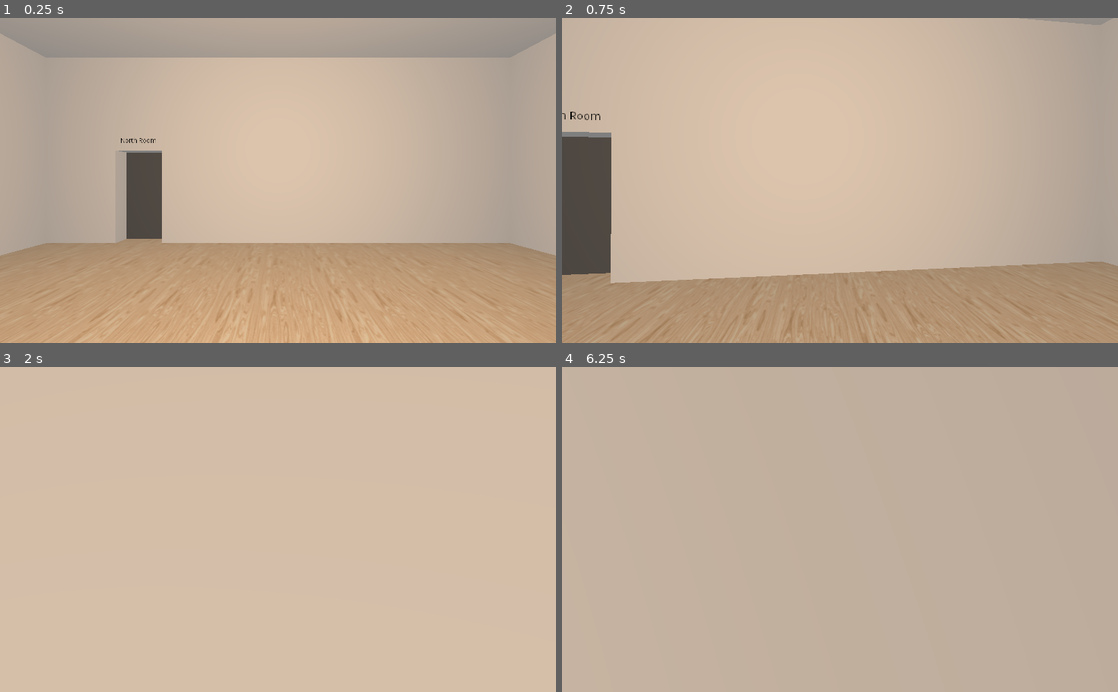
Above: before the commit, frames 1-4 (two rows, left to right).
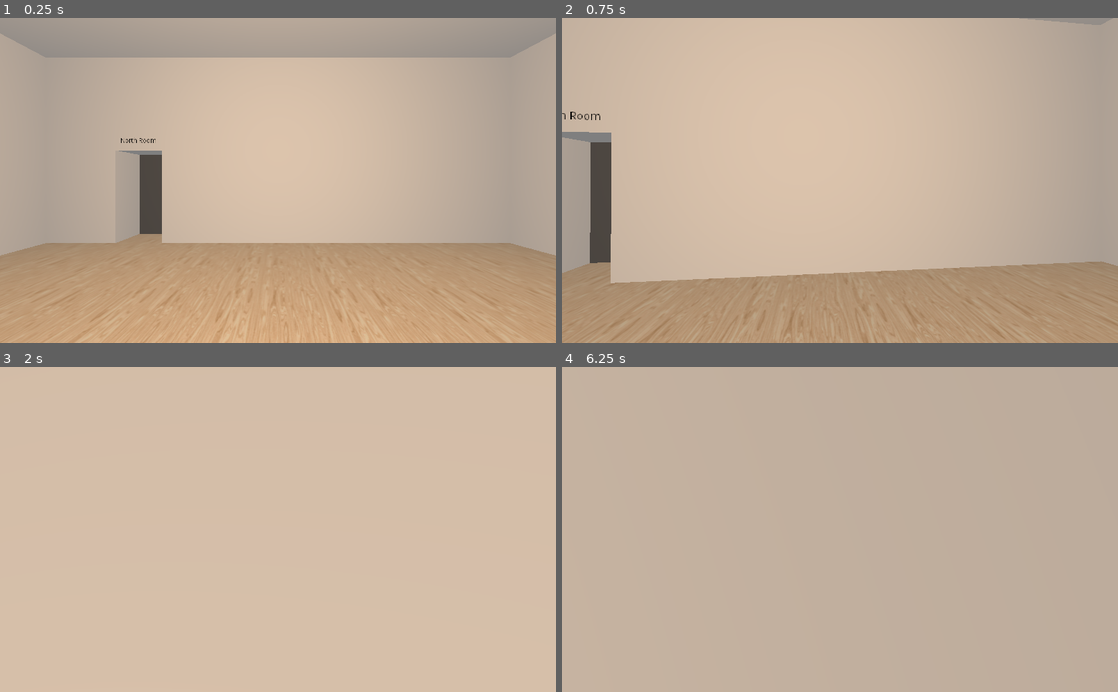
Above: after the commit, the same moments.

Repository: m4ym4y/museum-of-all-things
Game: Godot game, scene res://Main.tscn
The game is run twice, just before and just after one commit, with the same random seed, the same clock (stepped at 60 frames per second) and the same inputs.
Inputs (mouse positions are in pixels of both pictures, inside the frame that each line leads up to):
- Up to frame 1 (0.25 s): no input
- Up to frame 2 (0.75 s): tap Enter at 0.5 s; move the mouse to (867, 180) at 0.52 s; press the mouse at (867, 180) at 0.53 s; hold W (move_forward) from 0.53 s (still down)
- Up to frame 3 (2 s): keep holding W (move_forward); tap Space (jump) at 0.77, 1.52 s; move the mouse to (250, 529) at 1.27 s; release the mouse at (250, 529) at 1.28 s; tap Ctrl (crouch) at 1.35 s
- Up to frame 4 (6.25 s): tap Space (jump) at 2, 3.02, 3.5, 3.77, 4.52, 5, 6.02 s; move the mouse to (851, 523) at 2.02 s; hold E (interact) 2.03-2.78 s; tap Enter at 2.75, 4.25 s; move the mouse to (834, 536) at 2.77 s; click (834, 536) at 2.85 s; move the mouse to (878, 532) at 3.52 s; hold Ctrl (crouch) 3.53-4.28 s; move the mouse to (795, 526) at 4.27 s; tap E (interact) at 4.35 s; move the mouse to (845, 529) at 5.02 s; press the mouse at (845, 529) at 5.03 s; move the mouse to (817, 523) at 5.77 s; release W (move_forward) at 5.78 s; release the mouse at (817, 523) at 5.78 s; hold Right (strafe_right) from 5.78 s (still down); tap Ctrl (crouch) at 5.85 s

The runs differ from the first frame. In frame 1, 0.7% of the frame differs, in the area x 22-30%, y 41-68%; in frame 2, 2.3%, in the area x 0-9%, y 36-80%; in frame 3, less than 0.1%; in frame 4, less than 0.1%.

Commit message:
fix room positioning

Diff:
--- a/Main.gd
+++ b/Main.gd
@@ -142,13 +142,13 @@
 		room2_offset = Vector3(
 			-room2.room_width / 2.0 - room1_spec.width / 2.0 - 2 * THICKNESS,
 			0,
-			door_spec.left - room1_spec.length / 2.0
+			room1_spec.length / 2.0 - door_spec.left
 		)
 	else: # EastWall
 		room2_offset = Vector3(
 			room2.room_width / 2.0 + room1_spec.width / 2.0 + 2 * THICKNESS,
 			0,
-			room1_spec.length / 2.0 - door_spec.left
+			door_spec.left - room1_spec.length / 2.0
 		)
 
 	room2.set_translation(room1.get_translation() + room2_offset)
--- a/Room.gd
+++ b/Room.gd
@@ -23,10 +23,10 @@
 	$WestWall.set_translation(Vector3(-width / 2, 0, 0))
 
 	$NorthWall.init(width, height)
-	$NorthWall.set_translation(Vector3(0, 0, -length / 2 - THICKNESS))
+	$NorthWall.set_translation(Vector3(0, 0, -length / 2))
 
 	$SouthWall.init(width, height)
-	$SouthWall.set_translation(Vector3(0, 0, length / 2 + THICKNESS))
+	$SouthWall.set_translation(Vector3(0, 0, length / 2))
 
 	$EastWall.init(length, height)
 	$EastWall.set_translation(Vector3(width / 2, 0, 0))
--- a/Room.tscn
+++ b/Room.tscn
@@ -17,10 +17,10 @@
 transform = Transform( 1, 0, 0, 0, 1, 0, 0, 0, 1, -5.5, 5, 0 )
 
 [node name="SouthWall" parent="." instance=ExtResource( 3 )]
-transform = Transform( 1.19249e-08, 0, -1, 0, 1, 0, 1, 0, 1.19249e-08, 0, 5, 5.5 )
+transform = Transform( -4.37114e-08, 0, 1, 0, 1, 0, -1, 0, -4.37114e-08, 0, 5, 5.5 )
 
 [node name="NorthWall" parent="." instance=ExtResource( 3 )]
-transform = Transform( -4.37114e-08, 0, 1, 0, 1, 0, -1, 0, -4.37114e-08, 0, 5, -5.5 )
+transform = Transform( 1.19249e-08, 0, -1, 0, 1, 0, 1, 0, 1.19249e-08, 0, 5, -5.5 )
 
 [node name="EastWall" parent="." instance=ExtResource( 3 )]
 transform = Transform( -1, 0, -8.74228e-08, 0, 1, 0, 8.74228e-08, 0, -1, 5.5, 5, 0 )
--- a/Wall.gd
+++ b/Wall.gd
@@ -36,15 +36,15 @@
 	back_label.flip_h = true
 
 	front_label.set_translation(
-		Vector3(0.01, height + 0.2, -wall_width / 2 + left))
+		Vector3(0.01, height + 0.2, wall_width / 2 - left))
 	back_label.set_translation(
-		Vector3(-THICKNESS - 0.01, height + 0.2, -wall_width / 2 + left))
+		Vector3(-THICKNESS - 0.01, height + 0.2, wall_width / 2 - left))
 
 	doorway.set_depth(min(wall_width, width))
 	doorway.set_width(THICKNESS)
 	doorway.set_height(min(wall_height, height))
 	doorway.set_translation(
-		Vector3(-THICKNESS / 2, height / 2, -wall_width / 2 + left))
+		Vector3(-THICKNESS / 2, height / 2, wall_width / 2 - left))
 	doorway.set_operation(CSGShape.OPERATION_SUBTRACTION)
 
 	var door
@@ -52,7 +52,7 @@
 		door = door_scene.instance()
 		door.init(width, height)
 		door.set_translation(
-			Vector3(-THICKNESS / 2, height / 2, -wall_width / 2 + left))
+			Vector3(-THICKNESS, height / 2, wall_width / 2 - left))
 		add_child(door)
 
 	add_child(front_label)
